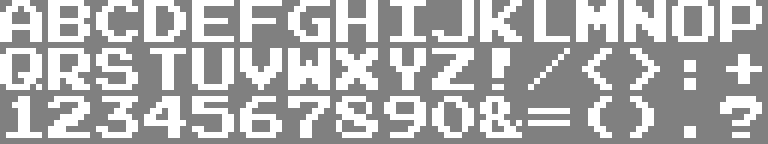
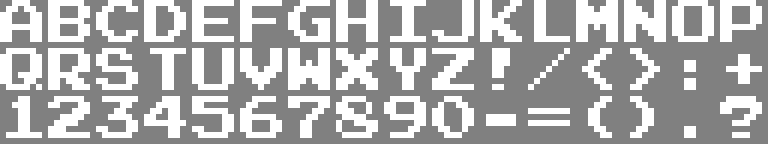
Comparing the layer stacks of the two 768 x 144 images. Changes:
painted on "toplayer" over [480, 96, 522, 138]
